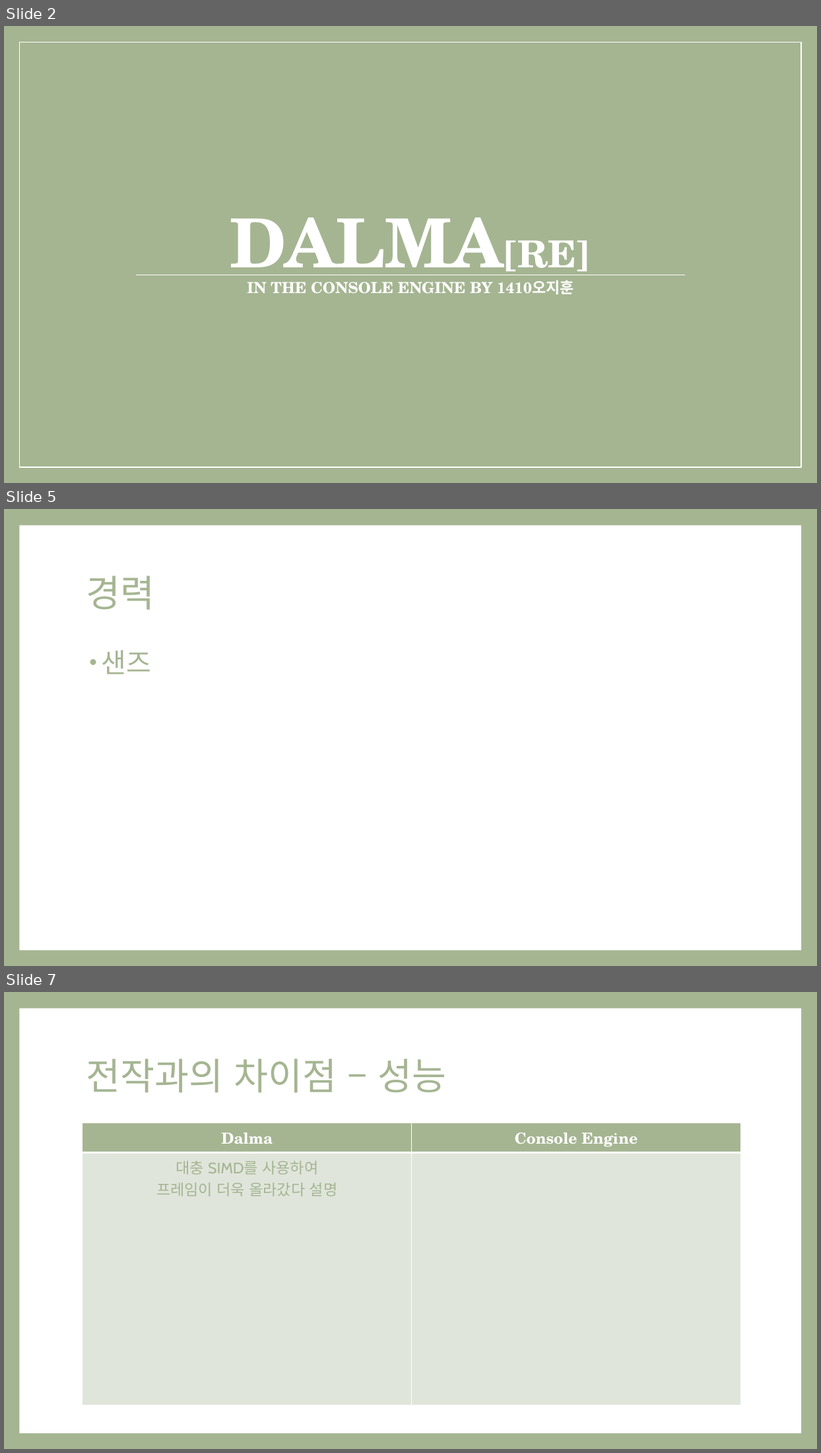
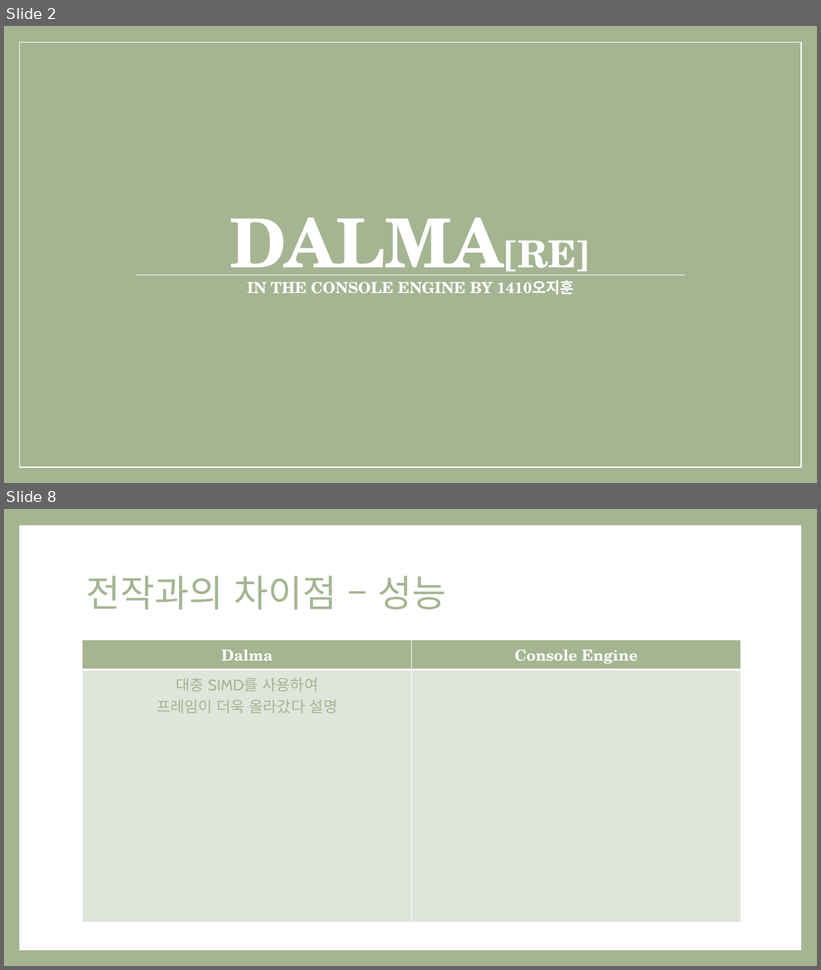
Before and after one commit to Ozzangeo/ConsoleEngine, a slide deck: 1410_오지훈_플밍_Project_발표자료.pptx. Shown one above the other, each under a label of ours: slides 2, 5 and 7 before the commit, slides 2 and 8 after it; the slides between them are not shown. The pictures are 821x1453 and 821x970 pixels, drawn with LibreOffice and Linux fonts; fonts in the diff are those of the drawing. Boxes give left, top, right and bottom in pixels: in the first picture for what was removed or moved away, otherwise in the second. Text is boxed around its words. In the diff, an @@ line names an element or a change of style, - is before the commit and + after.

```diff
--- a/1410_오지훈_플밍_Project_발표자료.pptx
+++ b/1410_오지훈_플밍_Project_발표자료.pptx
@@ slide 5 removed at [4, 509, 817, 966], background #A5B592; not listed: 1 template element that a slide beside it also shows @@
@@ title removed at [86, 576, 155, 610] @@
-경력
@@ text removed at [102, 650, 152, 675] @@
-• 샌즈
@@ what was slide 7 is now slide 8 @@
```
Also in this commit, not shown: 3 slides changed, 2 slides added, 54 other files.
